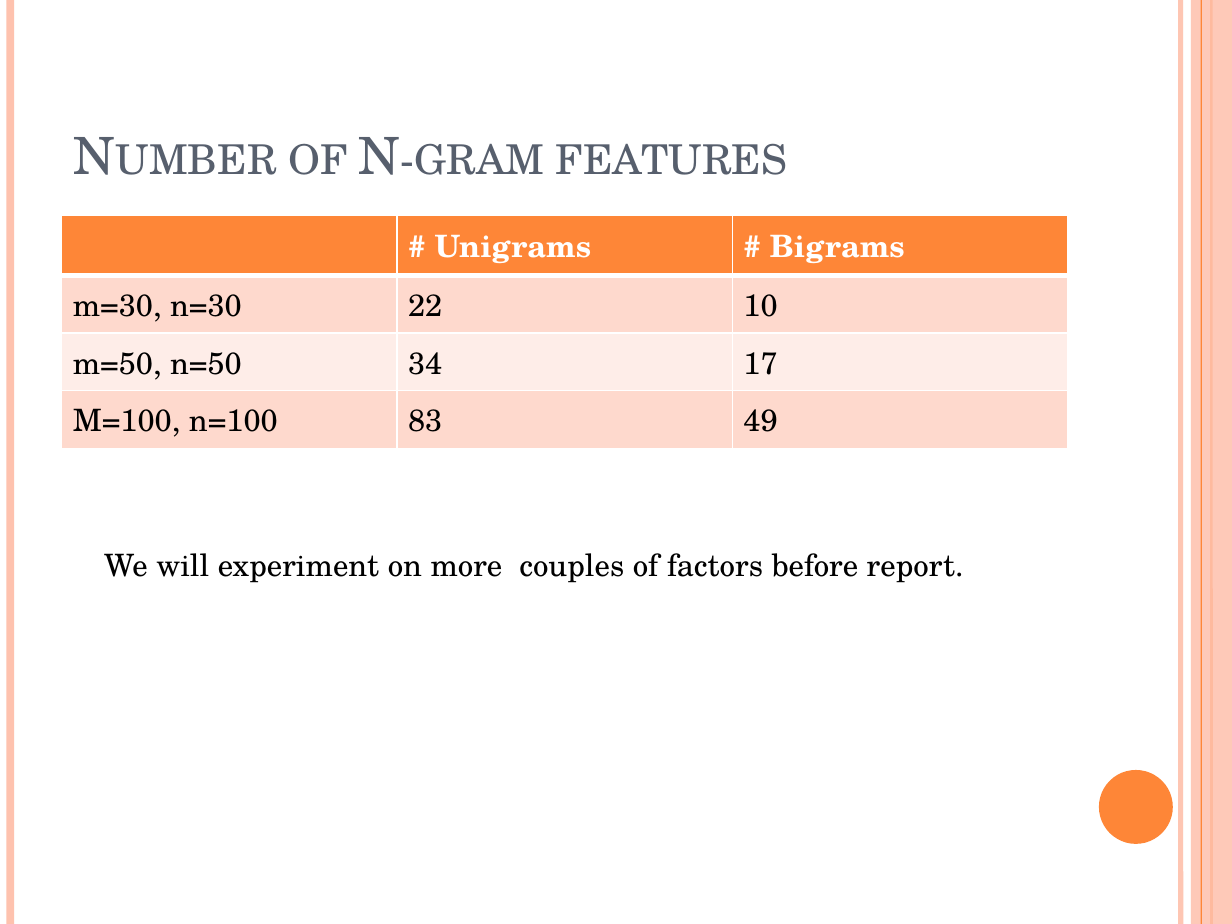
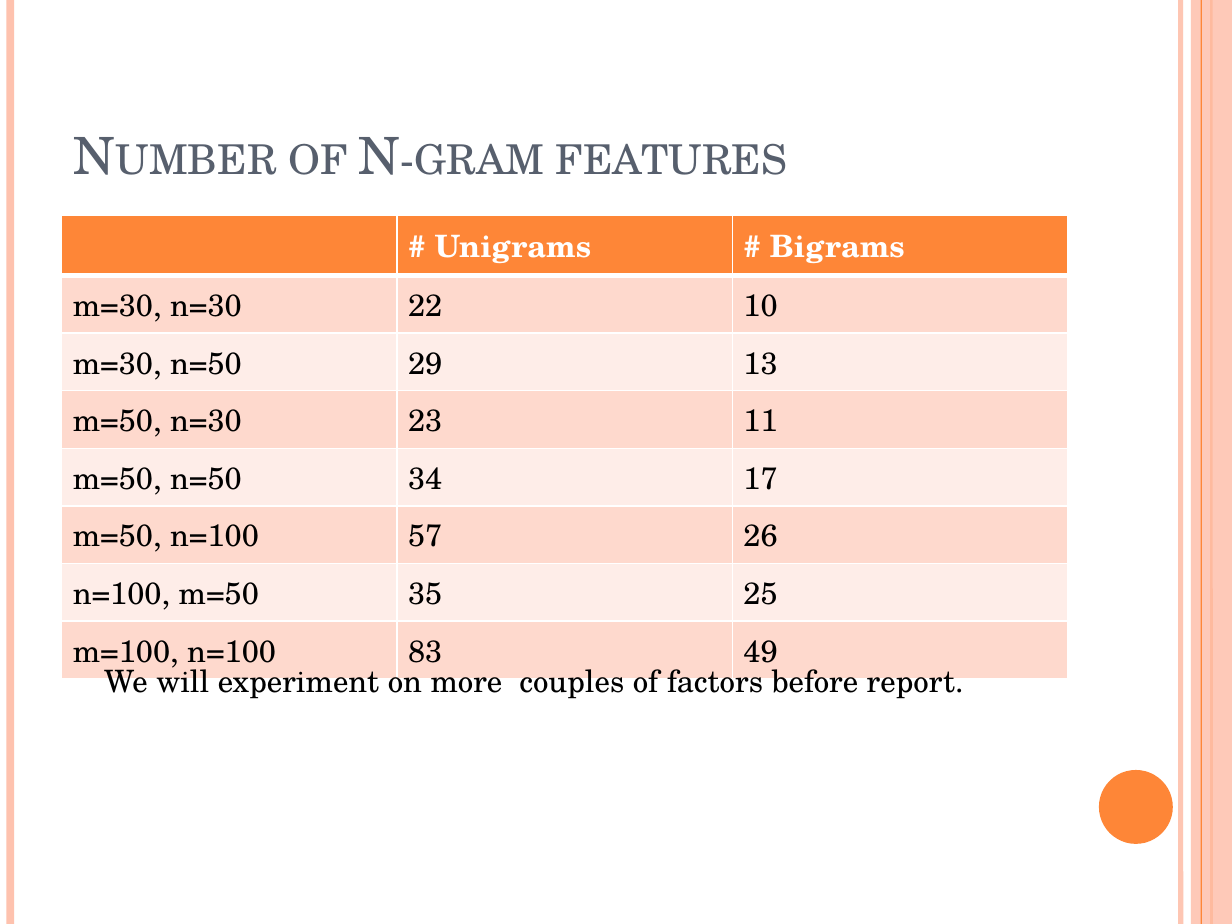
Before and after one commit to ttang10/Organization_Detection_ML, a slide deck: slide 18 of Organization Detection.pptx. Drawn at 1232x924 pixels with LibreOffice and Linux fonts; fonts in the diff are those of the drawing. Boxes give left, top, right and bottom in pixels: in the first picture for what was removed or moved away, otherwise in the second. Text is boxed around its words. In the diff, an @@ line names an element or a change of style, - is before the commit and + after.

```diff
--- a/Organization Detection.pptx
+++ b/Organization Detection.pptx
@@ table at box(62, 216, 1067, 675) @@
+row 3: m=30, n=50 | 29 | 13
+row 4: m=50, n=30 | 23 | 11
-row 4: M=100, n=100 | 83 | 49
+row 6: m=50, n=100 | 57 | 26
+row 7: n=100, m=50 | 35 | 25
+row 8: m=100, n=100 | 83 | 49
@@ text "We will experiment on more ..." rewrapped from box(104, 553, 964, 583) to box(104, 662, 964, 702) @@
```
Also in this commit, not shown: 4 other files.
